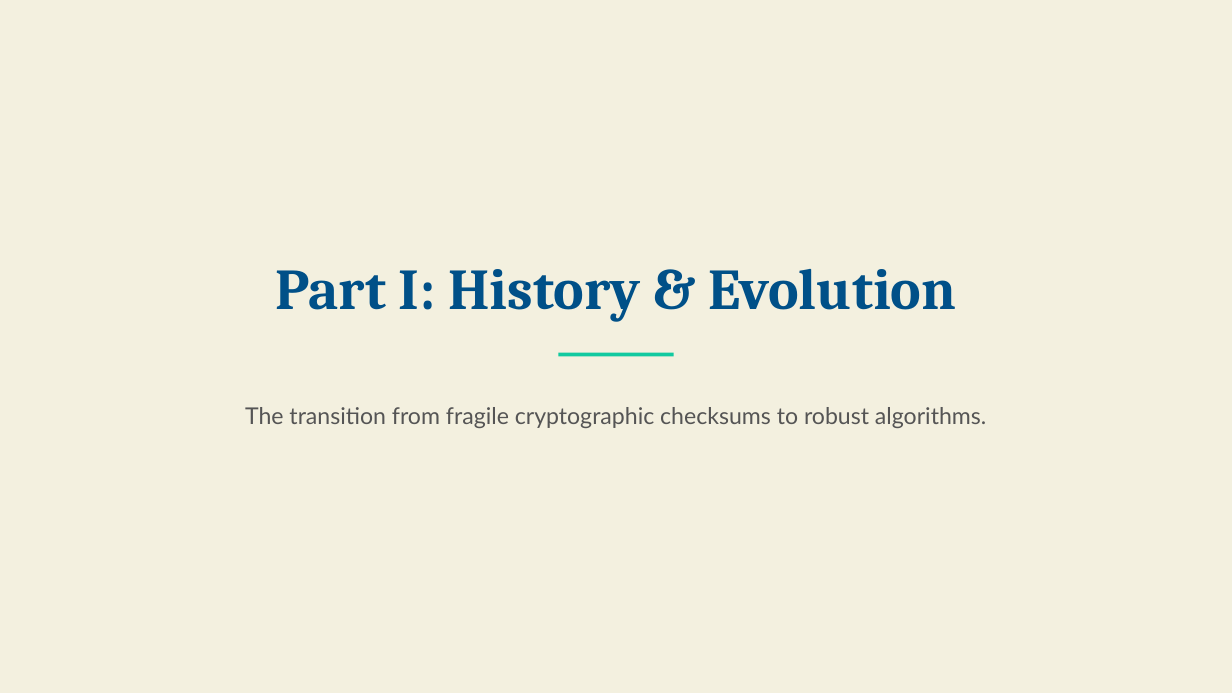
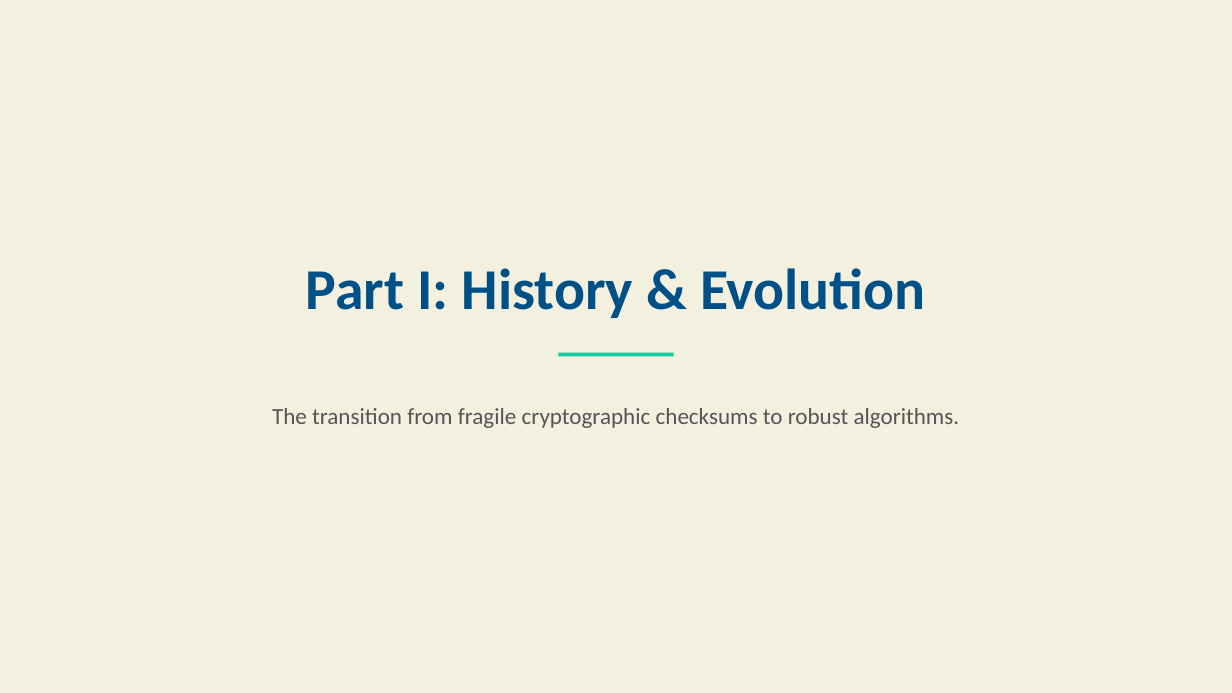
Before and after one commit to anudeep1189/SHA256, a slide deck: slide 2 of Documents/Secure Hash Algorithm (SHA) Overview.pptx. Drawn at 1232x693 pixels with LibreOffice and Linux fonts; fonts in the diff are those of the drawing; background and template pictures are left out. Boxes give left, top, right and bottom in pixels: in the first picture for what was removed or moved away, otherwise in the second. Text is boxed around its words. In the diff, an @@ line names an element or a change of style, - is before the commit and + after.

```diff
--- a/Documents/Secure Hash Algorithm (SHA) Overview.pptx
+++ b/Documents/Secure Hash Algorithm (SHA) Overview.pptx
@@ text "Part I: History & Evolution" at (306, 268, 925, 318): font Cambria to Calibri @@
@@ text "The transition from fragile cryptographic ..." at (272, 408, 960, 428): font Lato to Calibri @@
```
Also in this commit, not shown: 6 other slides changed.
